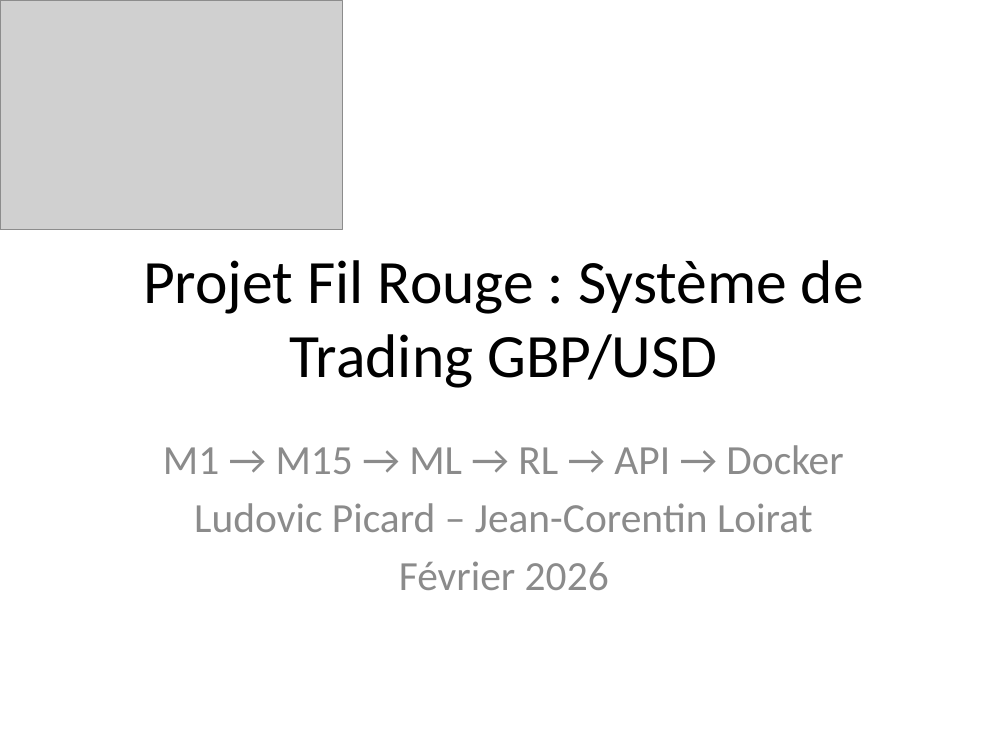
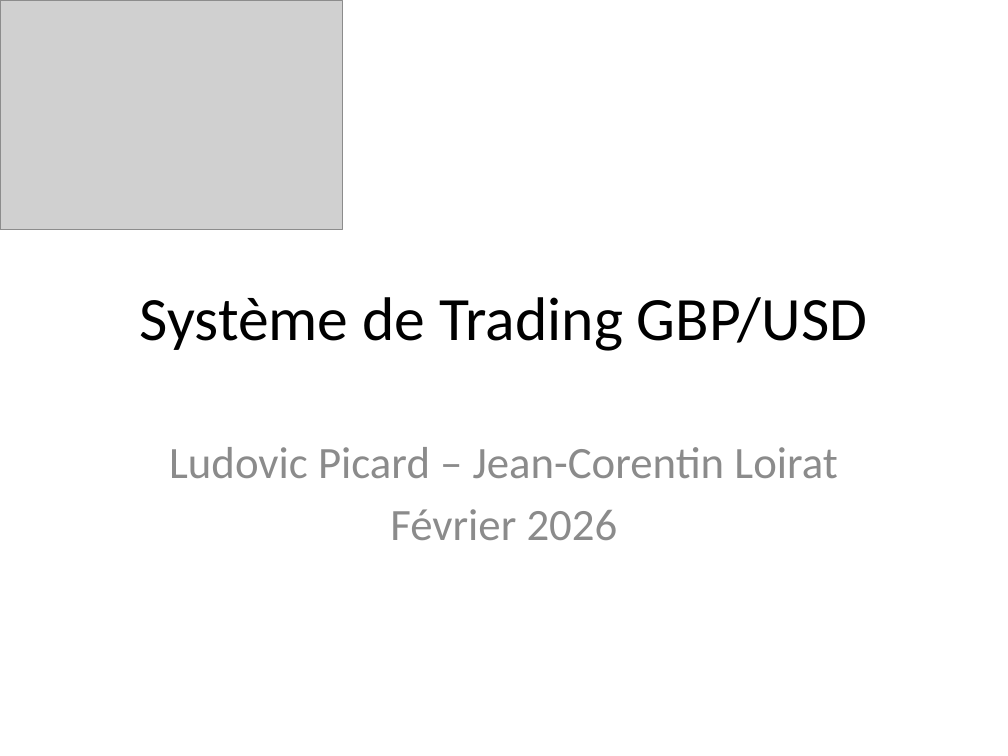
Before and after one commit to BeanEden/Projet_trading, a slide deck: slide 1 of Presentation_Projet_Trading.pptx. Drawn at 1008x756 pixels with LibreOffice and Linux fonts; fonts in the diff are those of the drawing; grey boxes stand for pictures; background and template pictures are left out. Boxes give left, top, right and bottom in pixels: in the first picture for what was removed or moved away, otherwise in the second. Text is boxed around its words. In the diff, an @@ line names an element or a change of style, - is before the commit and + after.

```diff
--- a/Presentation_Projet_Trading.pptx
+++ b/Presentation_Projet_Trading.pptx
@@ title at [140, 297, 867, 351]: text changed @@
-Projet Fil Rouge : Système de Trading GBP/USD
+Système de Trading GBP/USD
@@ subtitle "Ludovic Picard – Jean-Corentin Loirat" at [169, 447, 837, 540]: size 29.6 to 32 pt @@
@@ subtitle at [163, 445, 843, 474]: paragraph removed @@
-M1 → M15 → ML → RL → API → Docker
```
Also in this commit, not shown: 11 other slides changed, 8 slides added, 6 slides removed, 7 other files.
